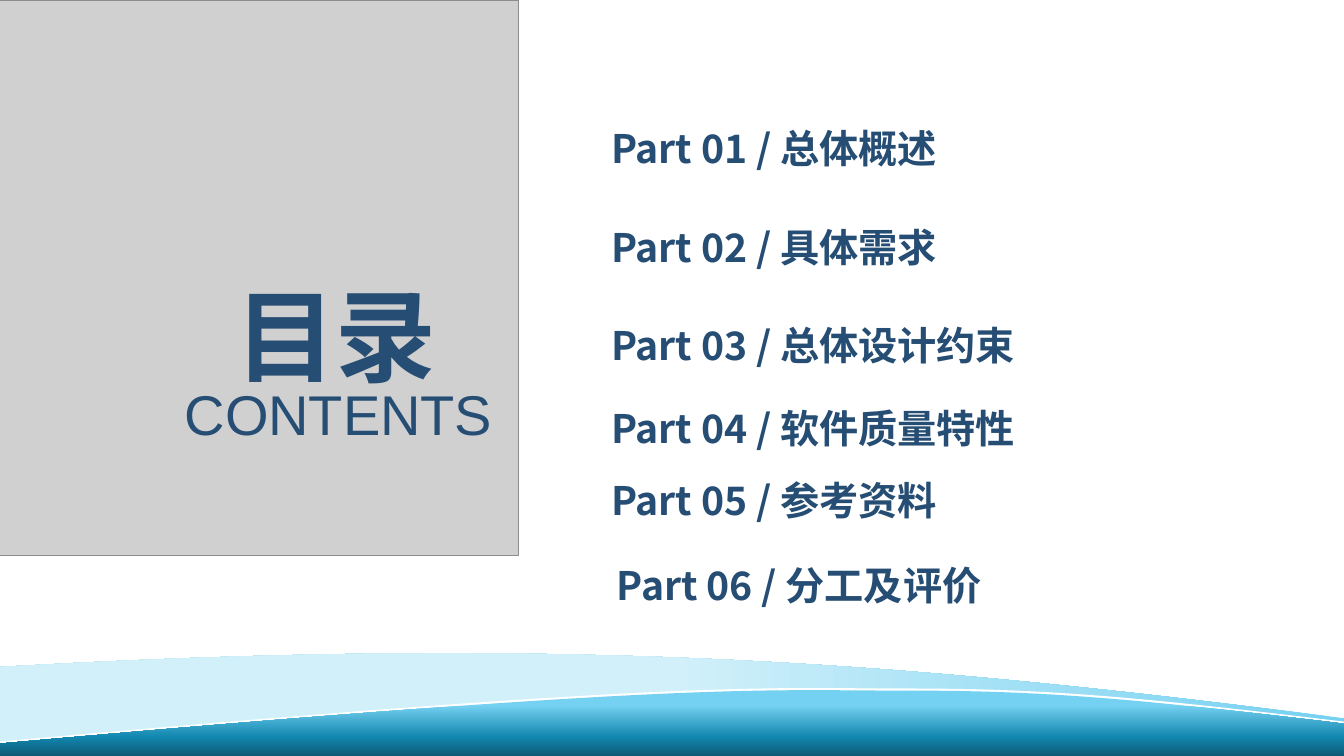
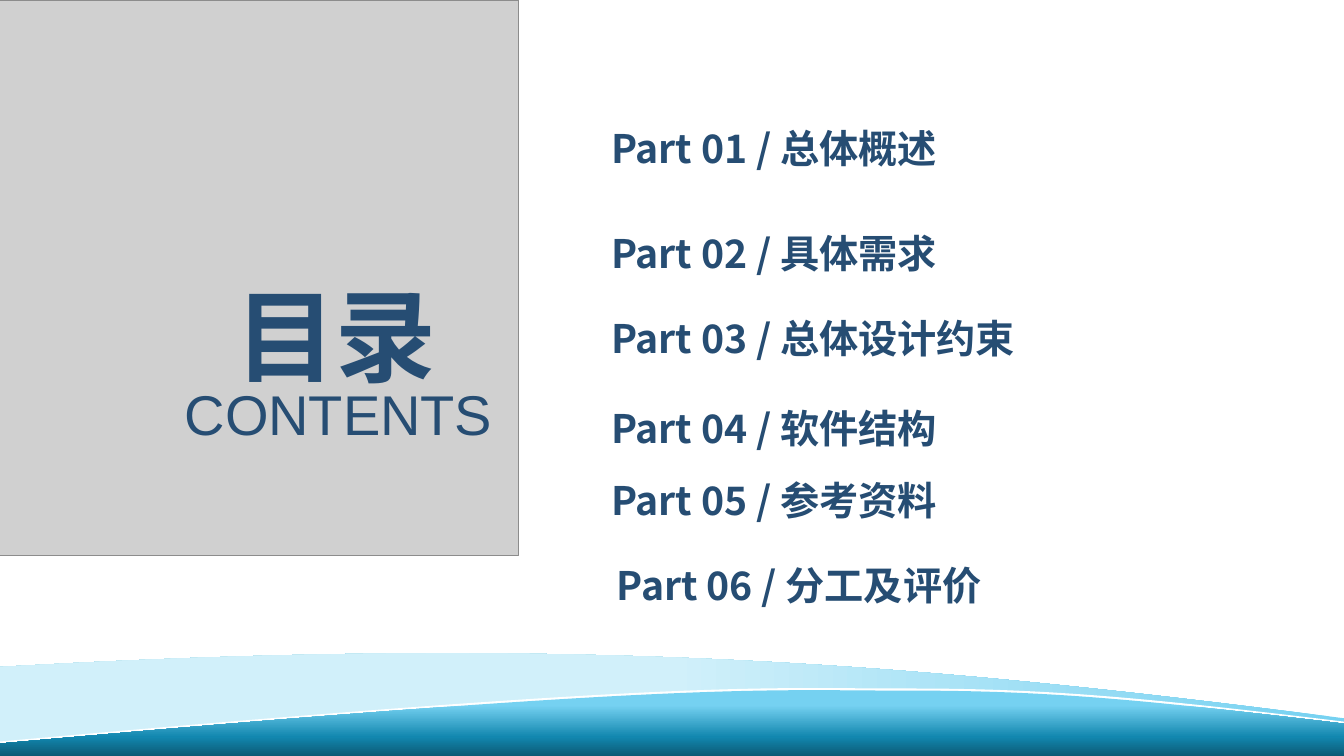
Before and after one commit to davejunction/MHWhelper, a slide deck: slide 2 of SE2019春-G24-总体设计报告.pptx. Drawn at 1344x756 pixels with LibreOffice and Linux fonts; fonts in the diff are those of the drawing; grey boxes stand for pictures; background and template pictures are left out. Boxes give left, top, right and bottom in pixels: in the first picture for what was removed or moved away, otherwise in the second. Text is boxed around its words. In the diff, an @@ line names an element or a change of style, - is before the commit and + after.

```diff
--- a/SE2019春-G24-总体设计报告.pptx
+++ b/SE2019春-G24-总体设计报告.pptx
@@ text "Part 02 / 具体需求": place and size @@
-text "Part 02 / 具体需求" at (611,228,937,266)
+text "Part 02 / 具体需求" at (611,234,937,272)
@@ text "Part 03 / 总体设计约束": place and size @@
-text "Part 03 / 总体设计约束" at (611,326,1015,364)
+text "Part 03 / 总体设计约束" at (611,319,1015,357)
@@ text at (611,409,937,447): text changed @@
-Part 04 / 软件质量特性
+Part 04 / 软件结构
```
Also in this commit, not shown: 4 other slides changed, 2 slides added, 10 slides removed, 1 other file.
